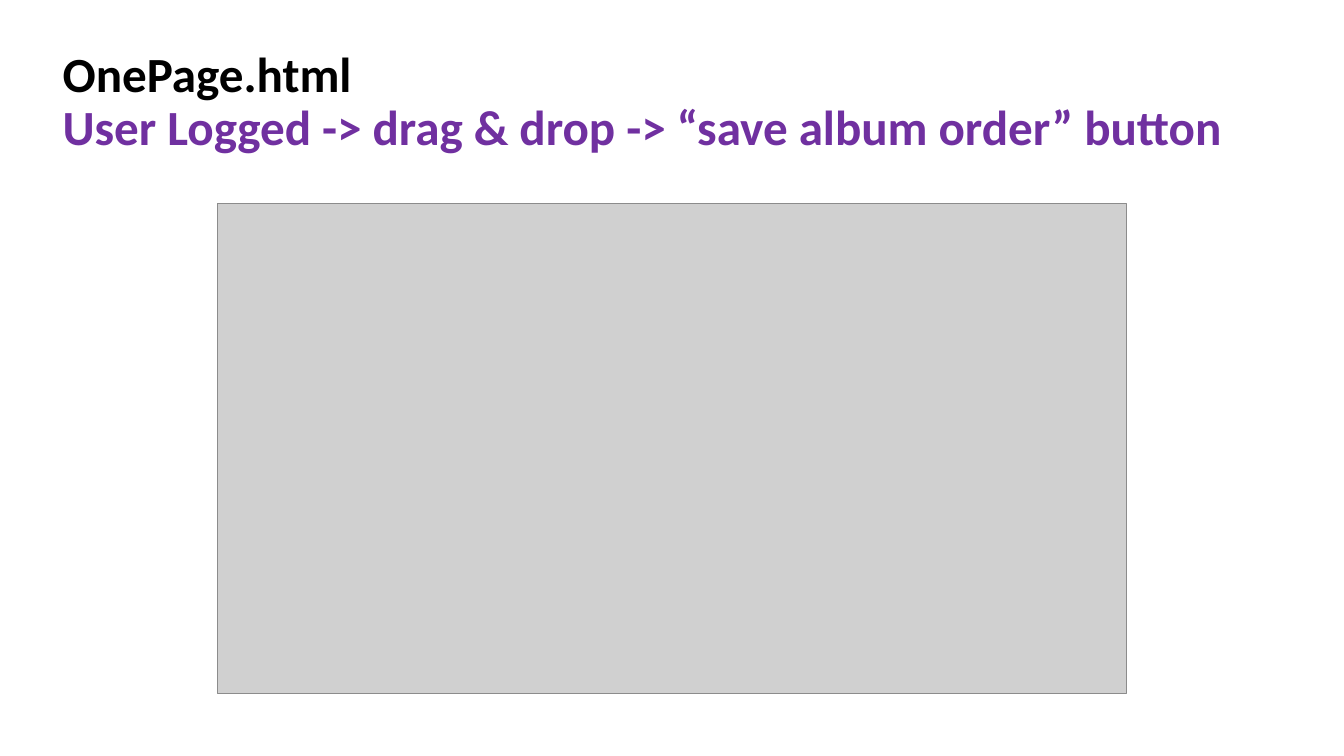
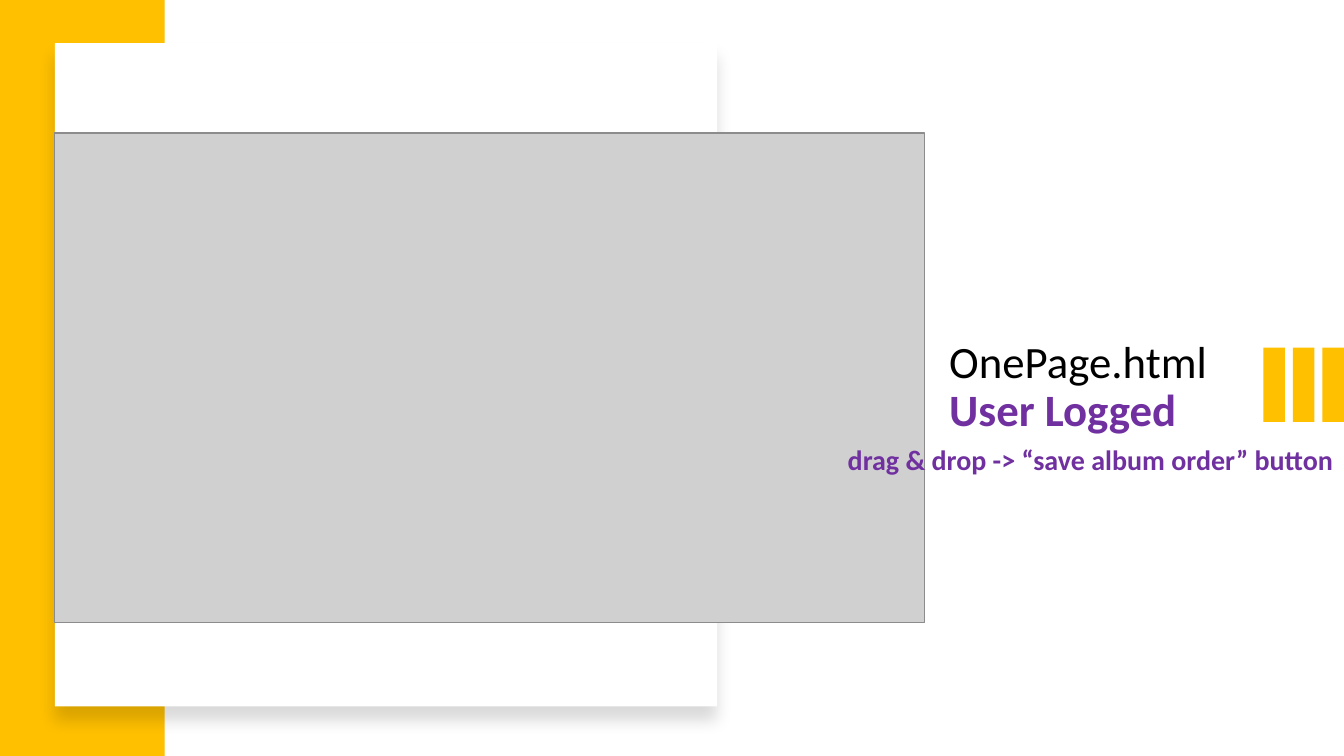
Before and after one commit to Giulsmoon/TecnologiePerIlWeb_Project1, a slide deck: slide 9 of Presentazioni Powerpoint/Progetto1_versione_RIA.pptx. Drawn at 1344x756 pixels with LibreOffice and Linux fonts; fonts in the diff are those of the drawing; grey boxes stand for pictures. Boxes give left, top, right and bottom in pixels: in the first picture for what was removed or moved away, otherwise in the second. Text is boxed around its words. In the diff, an @@ line names an element or a change of style, - is before the commit and + after.

```diff
--- a/Presentazioni Powerpoint/Progetto1_versione_RIA.pptx
+++ b/Presentazioni Powerpoint/Progetto1_versione_RIA.pptx
@@ rectangle added at (0,0,164,756), fill #FFC000 @@
@@ rectangle added at (54,43,717,707), fill #FFFFFF @@
@@ title removed at (63,57,1221,154) @@
-OnePage.html
-User Logged -> drag & drop -> “save album order” button
@@ picture: place and size @@
-picture at (218,204,1126,695)
+picture at (54,133,925,623)
@@ text added at (949,347,1207,434), 32 pt, text #000000 @@
+OnePage.html
+User Logged
@@ rectangle added at (1263,348,1285,422), fill #FFC000 @@
@@ rectangle added at (1294,348,1315,422), fill #FFC000 @@
@@ rectangle added at (1323,348,1344,422), fill #FFC000 @@
@@ text added at (848,449,1333,475), 20 pt, text #7030A0, bold @@
+drag & drop -> “save album order” button
```
Also in this commit, not shown: 23 other slides changed, 27 other files.
